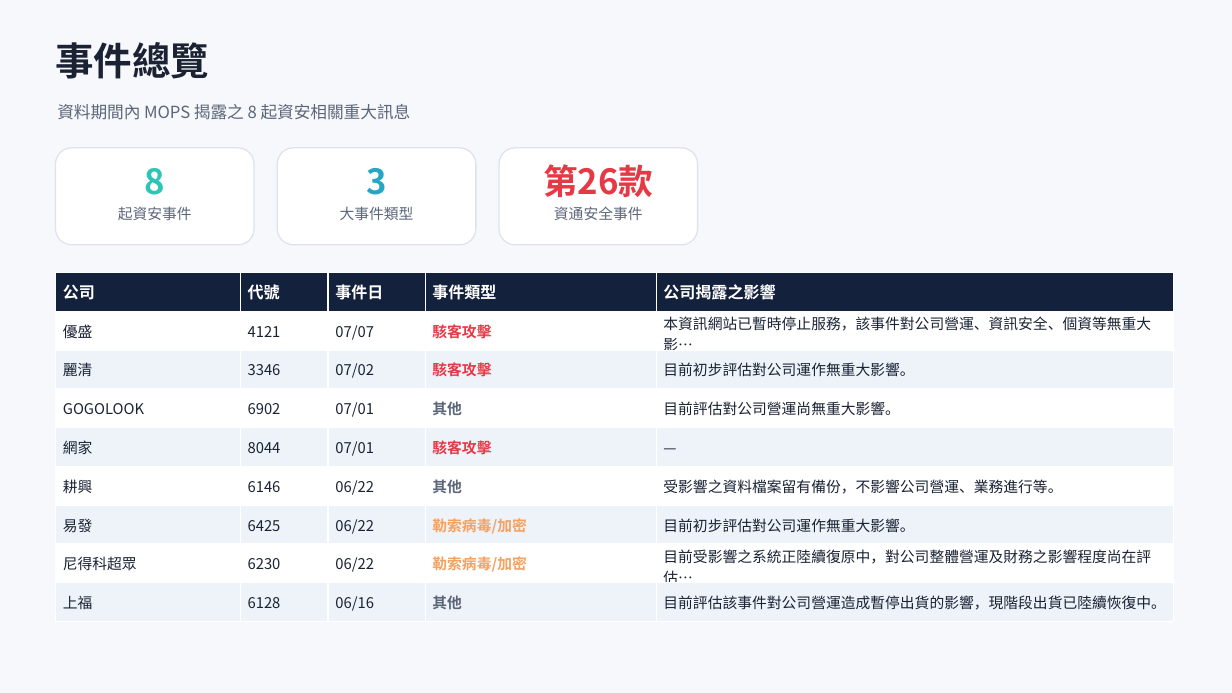
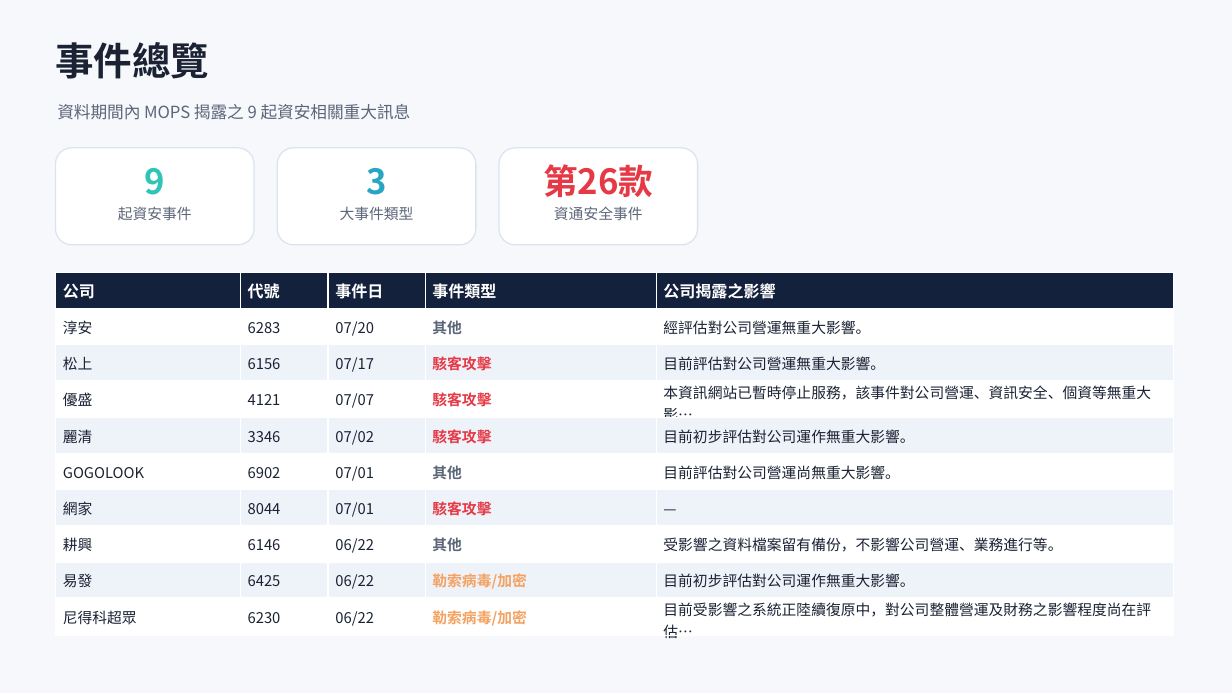
Before and after one commit to Johnnylin77/mops-isec-monitor, a slide deck: slide 2 of 資安事件因應分析.pptx. Drawn at 1232x693 pixels with LibreOffice and Linux fonts; fonts in the diff are those of the drawing. Boxes give left, top, right and bottom in pixels: in the first picture for what was removed or moved away, otherwise in the second. Text is boxed around its words. In the diff, an @@ line names an element or a change of style, - is before the commit and + after.

```diff
--- a/資安事件因應分析.pptx
+++ b/資安事件因應分析.pptx
@@ text at [145, 168, 165, 195]: text changed @@
-8
+9
@@ table at [55, 273, 1174, 643] @@
+row 2: 淳安 | 6283 | 07/20 | 其他 | 經評估對公司營運無重大影響。
+row 3: 松上 | 6156 | 07/17 | 駭客攻擊 | 目前評估對公司營運無重大影響。
-row 9: 上福 | 6128 | 06/16 | 其他 | 目前評估該事件對公司營運造成暫停出貨的影響，現階段出貨已陸續恢復中。
```
Also in this commit, not shown: 5 other slides changed, 1 slide added, 2 other files.
